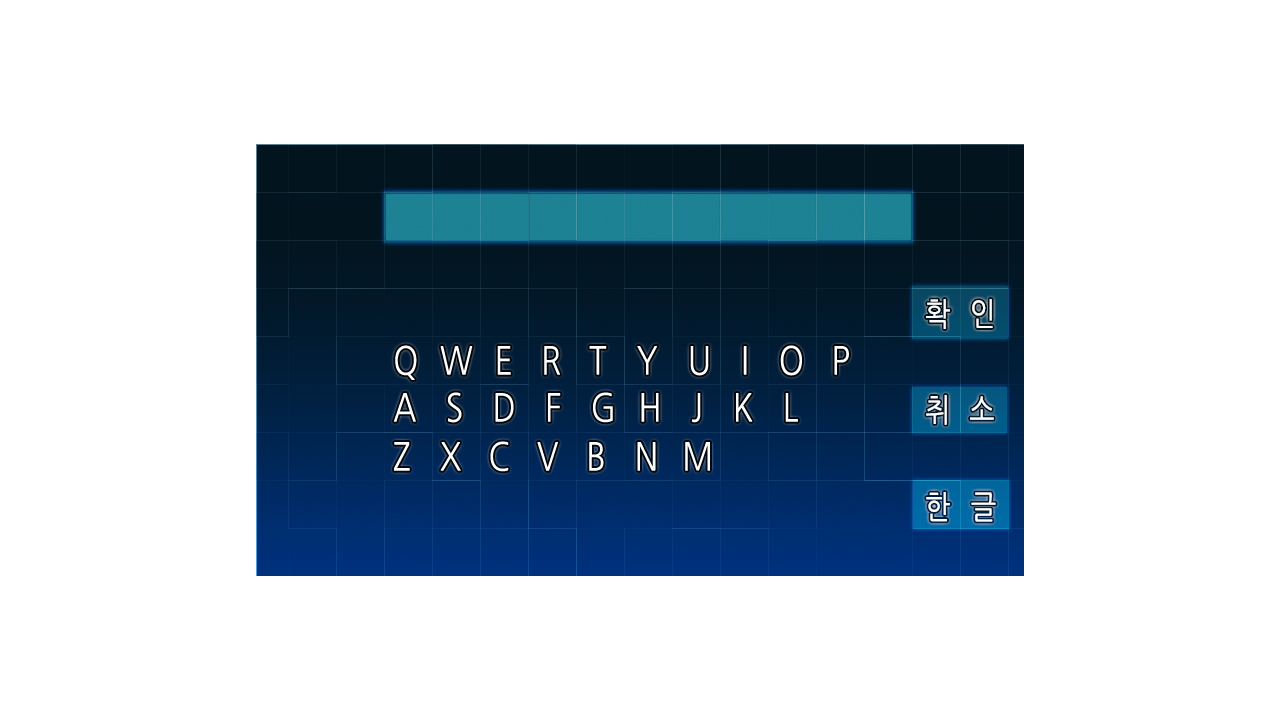
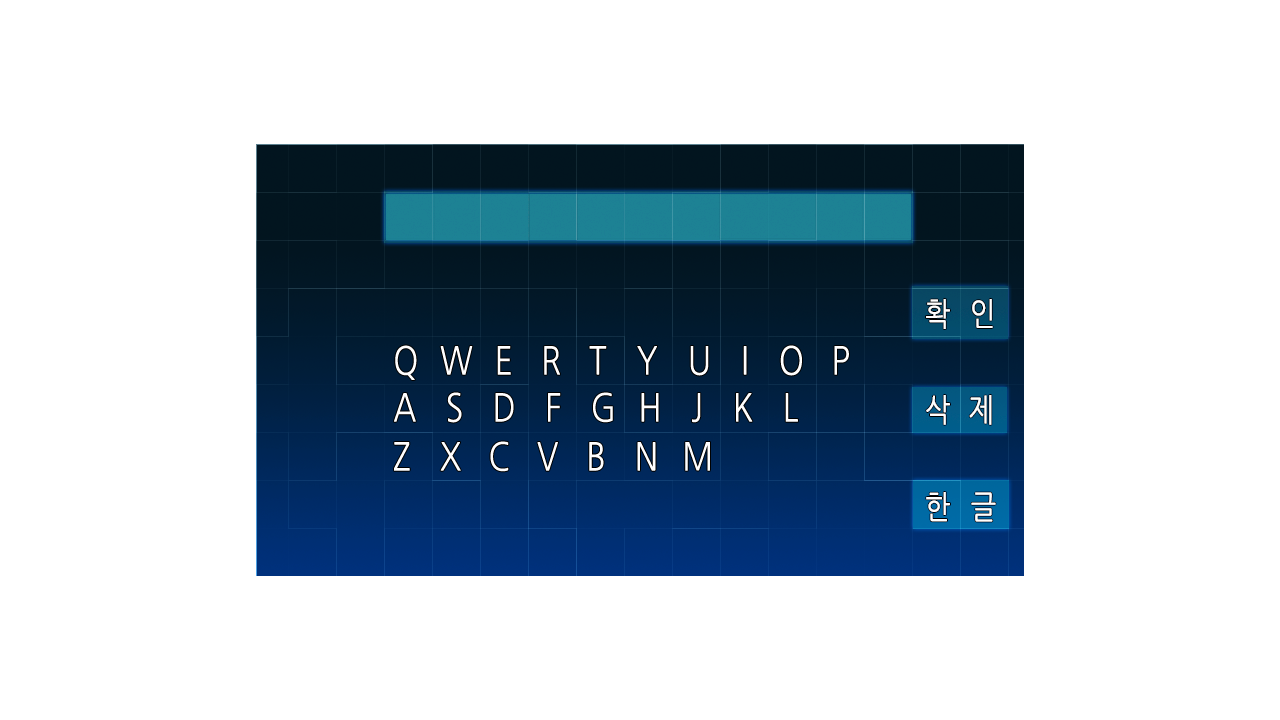
Two versions of the same layered image (1280 x 720). Layer-by-layer changes:
renamed "취소 copy" to "삭제", painted on it over [926, 395, 994, 425]
